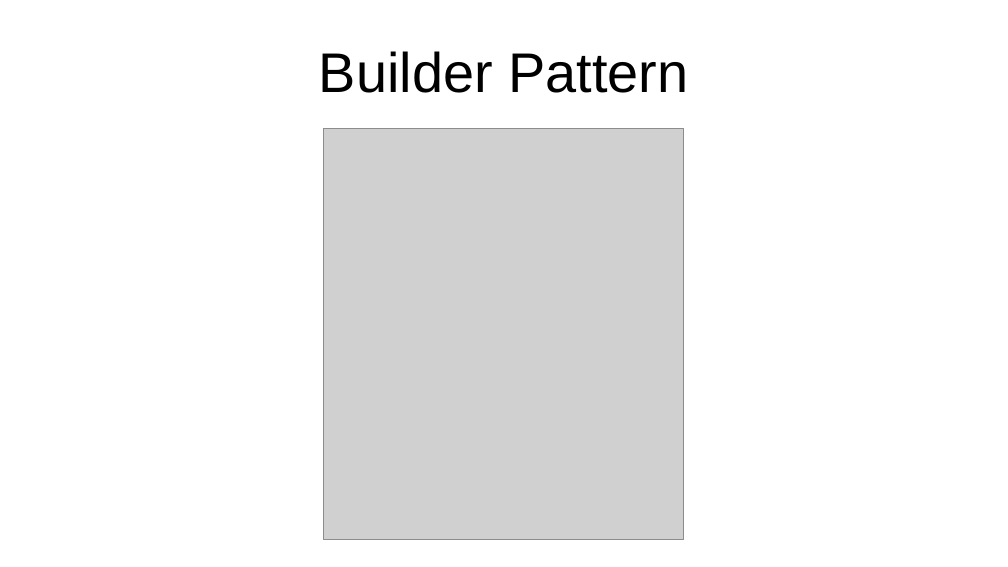
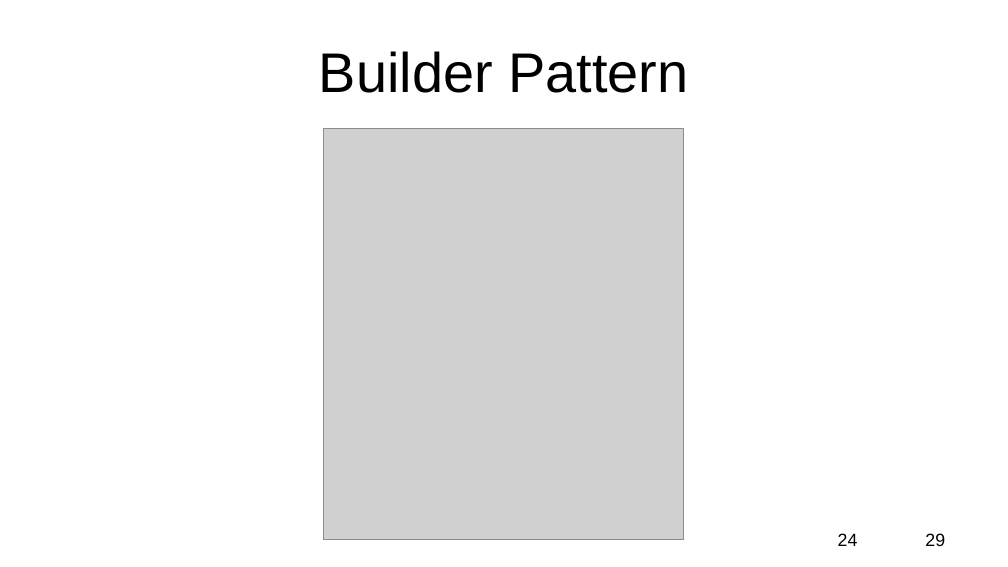
Before and after one commit to FSpruhs/kotlin-statt-java, a slide deck: slide 24 of presentation.odp. Drawn at 1008x567 pixels with LibreOffice and Linux fonts; fonts in the diff are those of the drawing; grey boxes stand for pictures. Boxes give left, top, right and bottom in pixels: in the first picture for what was removed or moved away, otherwise in the second. Text is boxed around its words. In the diff, an @@ line names an element or a change of style, - is before the commit and + after.

```diff
--- a/presentation.odp
+++ b/presentation.odp
@@ page number added at box(838, 533, 858, 546), 14 pt, text #000000 @@
+24
@@ text added at box(925, 533, 945, 546), 14 pt, text #000000 @@
+29
```
Also in this commit, not shown: 28 other slides changed.
